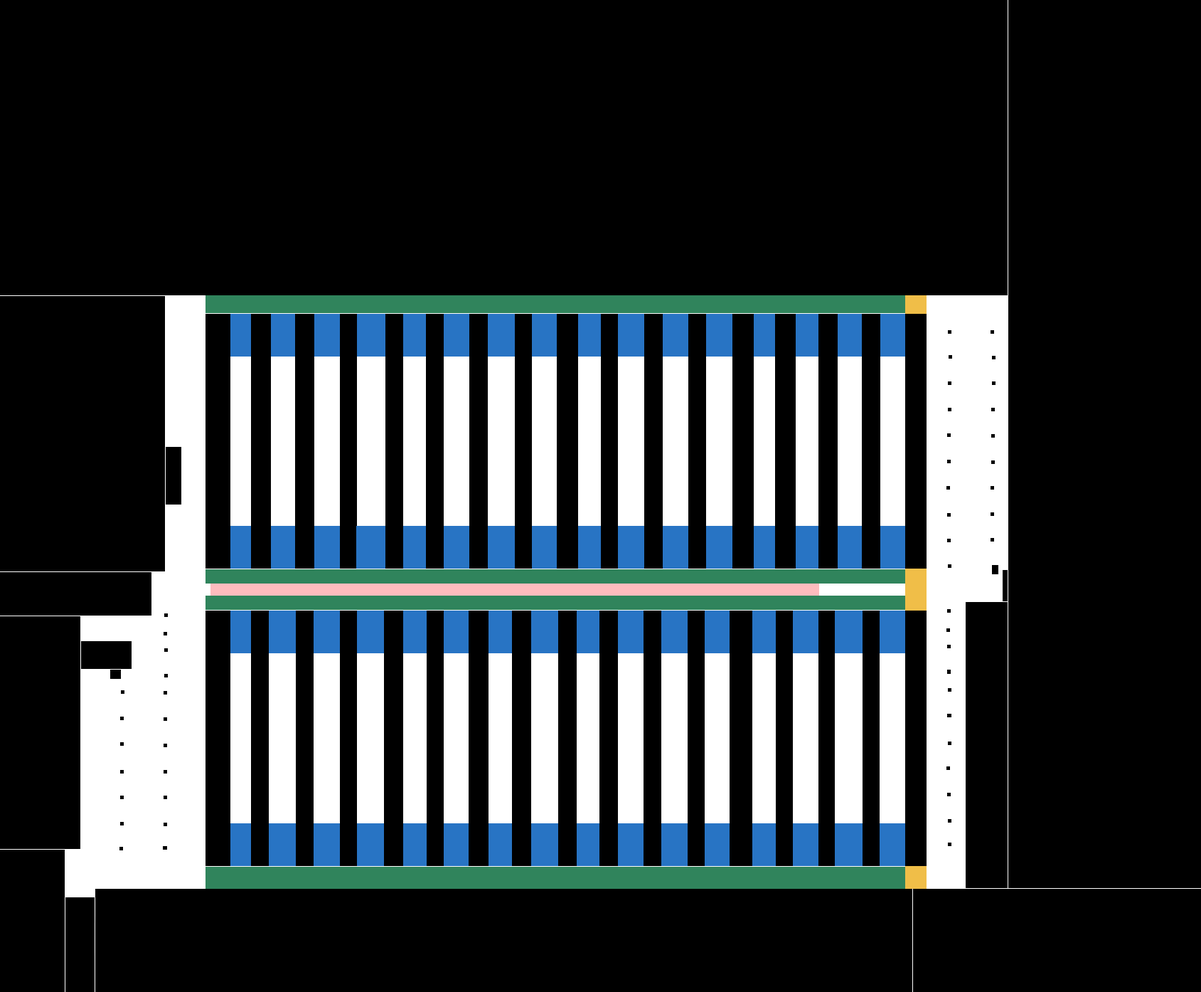
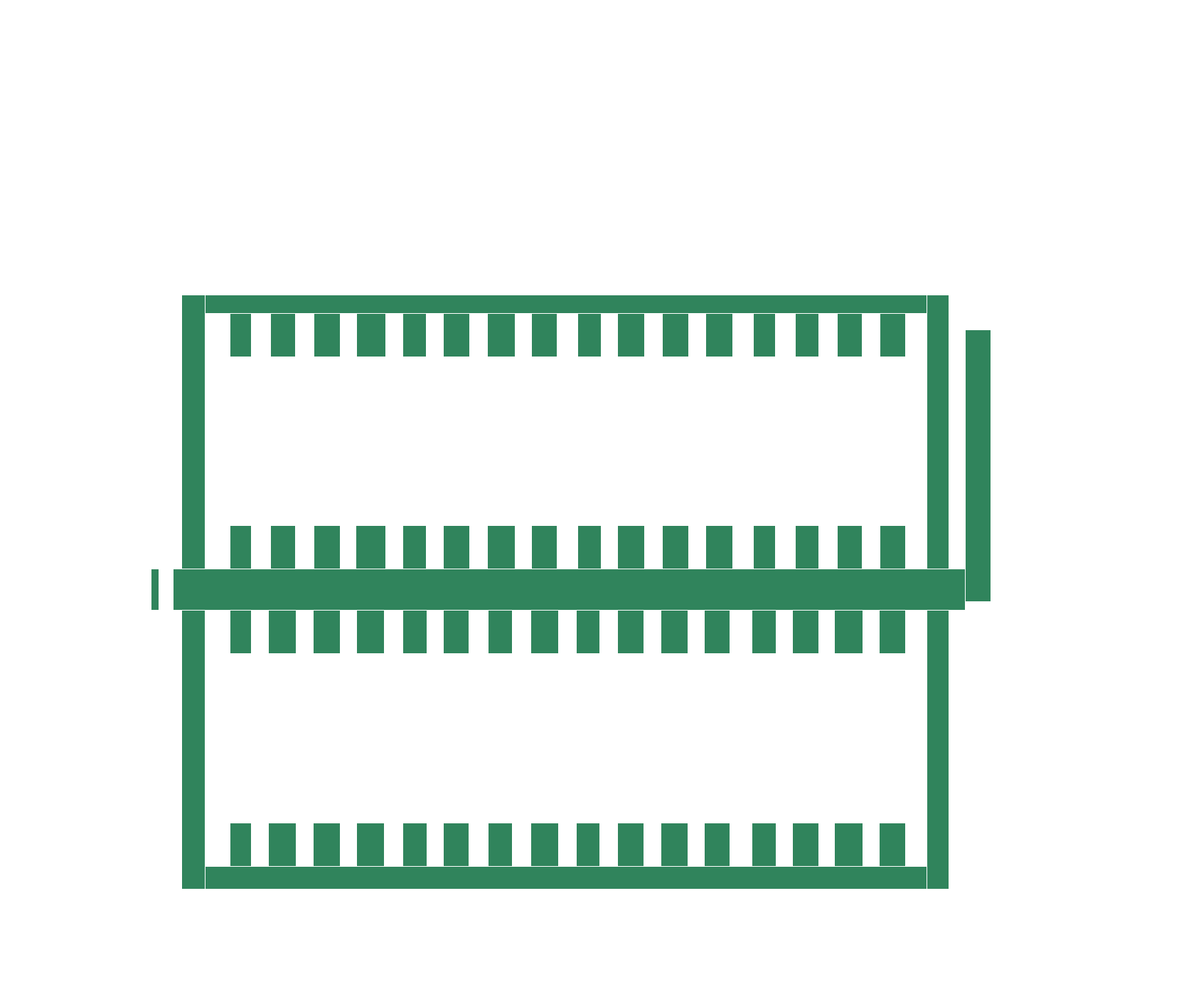
Before/after of a 1201x992 layered artwork. What changed in the layer stack:
hid "Poles", moved it above "Supervisor's desk" over [119, 330, 999, 851]
hid "Supervisor's desk", moved it above "Racks" over [965, 601, 1008, 888]
hid "Racks", moved it above "Border" over [205, 313, 927, 866]
hid "Border", moved it above "Meeting area", painted on it over [0, 0, 1201, 992]
renamed "Meeting points" to "Meeting area", hid it over [210, 583, 820, 596]
hid "One way West - East" over [905, 295, 927, 889]
hid "One way East - West" over [905, 568, 927, 611]
hid "Reduced speed", painted on it over [184, 313, 948, 866]
painted on "Warning sounds" over [151, 295, 991, 889]
